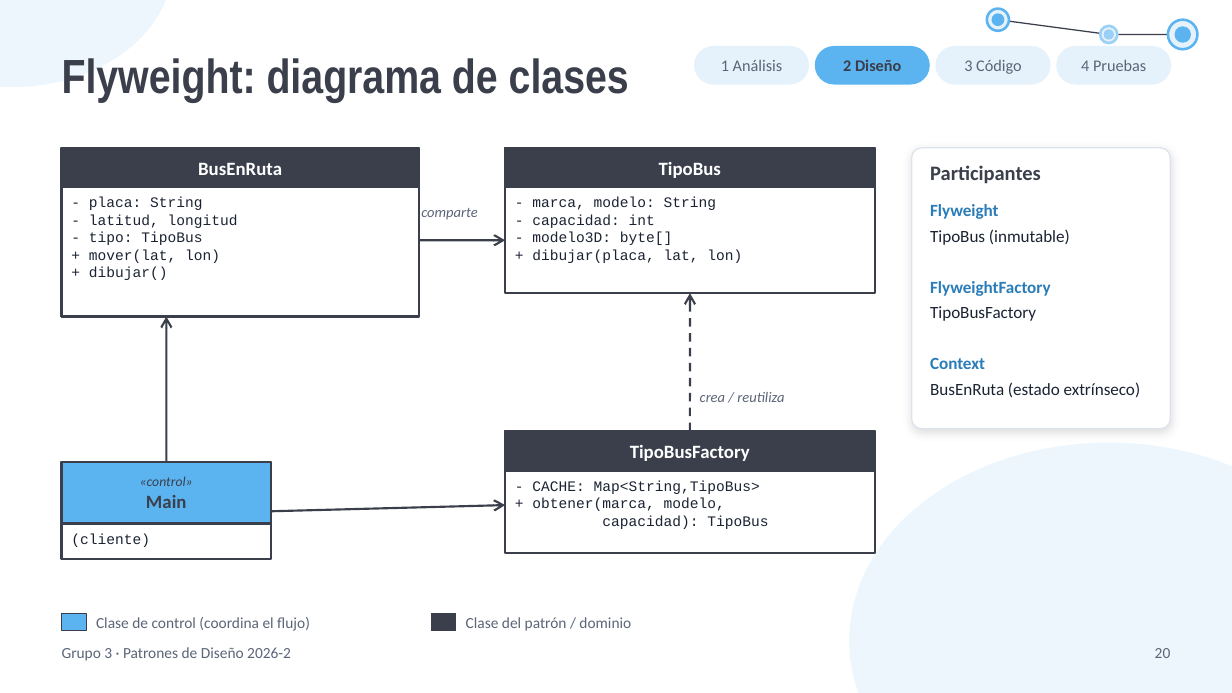
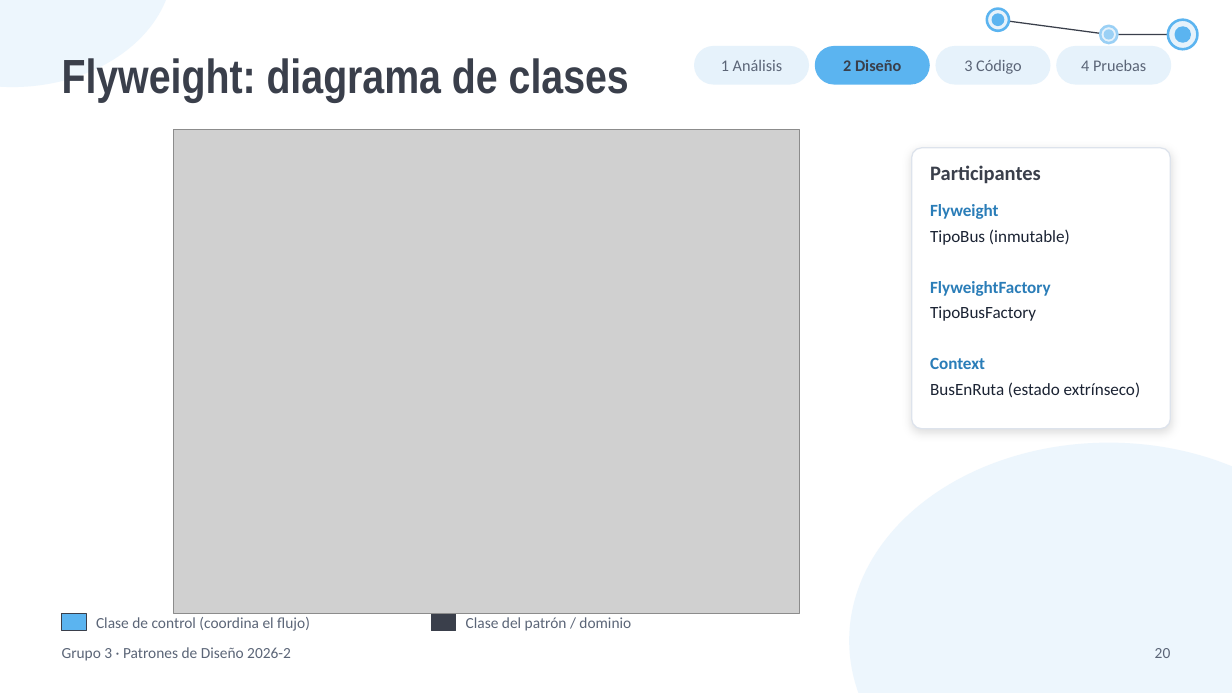
Before and after one commit to CamiloDG07/Expo-Patrones, a slide deck: slide 20 of entrega/Presentacion_Patrones_Grupo3_FINAL.pptx. Drawn at 1232x693 pixels with LibreOffice and Linux fonts; fonts in the diff are those of the drawing; grey boxes stand for pictures. Boxes give left, top, right and bottom in pixels: in the first picture for what was removed or moved away, otherwise in the second. Text is boxed around its words. In the diff, an @@ line names an element or a change of style, - is before the commit and + after.

```diff
--- a/entrega/Presentacion_Patrones_Grupo3_FINAL.pptx
+++ b/entrega/Presentacion_Patrones_Grupo3_FINAL.pptx
@@ rectangle removed at (62,148,419,317) @@
@@ rectangle removed at (62,148,419,187) @@
@@ picture added at (174,129,800,614) @@
@@ rectangle removed at (505,148,875,293) @@
@@ rectangle removed at (505,148,875,187) @@
@@ text removed at (198,163,282,175) @@
-BusEnRuta
@@ text removed at (659,162,721,178) @@
-TipoBus
@@ text removed at (89,197,238,280) @@
-- placa: String
-- latitud, longitud
-- tipo: TipoBus
-+ mover(lat, lon)
-+ dibujar()
@@ text removed at (421,208,478,220) @@
-comparte
@@ text removed at (532,197,742,263) @@
-- marca, modelo: String
-- capacidad: int
-- modelo3D: byte[]
-+ dibujar(placa, lat, lon)
@@ arrow removed from (419, 240) to (505, 240) @@
@@ arrow removed from (690, 431) to (690, 293) @@
@@ arrow removed from (166, 462) to (166, 317) @@
@@ text removed at (700,392,784,402) @@
-crea / reutiliza
@@ rectangle removed at (505,431,875,553) @@
@@ rectangle removed at (505,431,875,471) @@
@@ text removed at (630,445,750,461) @@
-TipoBusFactory
@@ rectangle removed at (62,462,271,559) @@
@@ rectangle removed at (62,462,271,524) @@
@@ text removed at (140,476,193,508) @@
-«control»
-Main
@@ arrow removed from (271, 511) to (505, 505) @@
@@ text removed at (532,480,768,529) @@
-- CACHE: Map<String,TipoBus>
-+ obtener(marca, modelo,
-capacidad): TipoBus
@@ text removed at (71,533,150,547) @@
-(cliente)
```
Also in this commit, not shown: 3 other slides changed, 9 other files.
